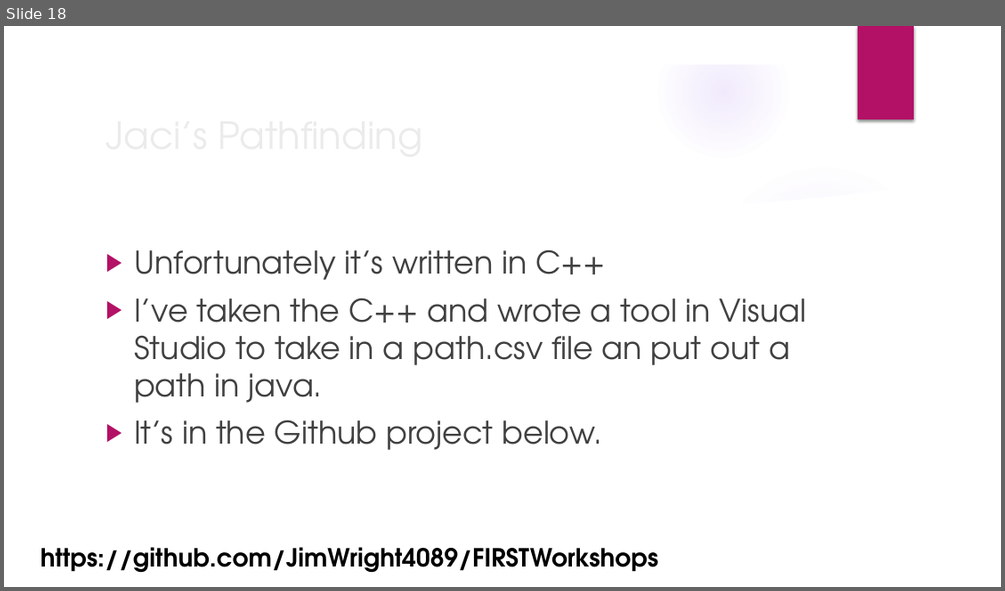
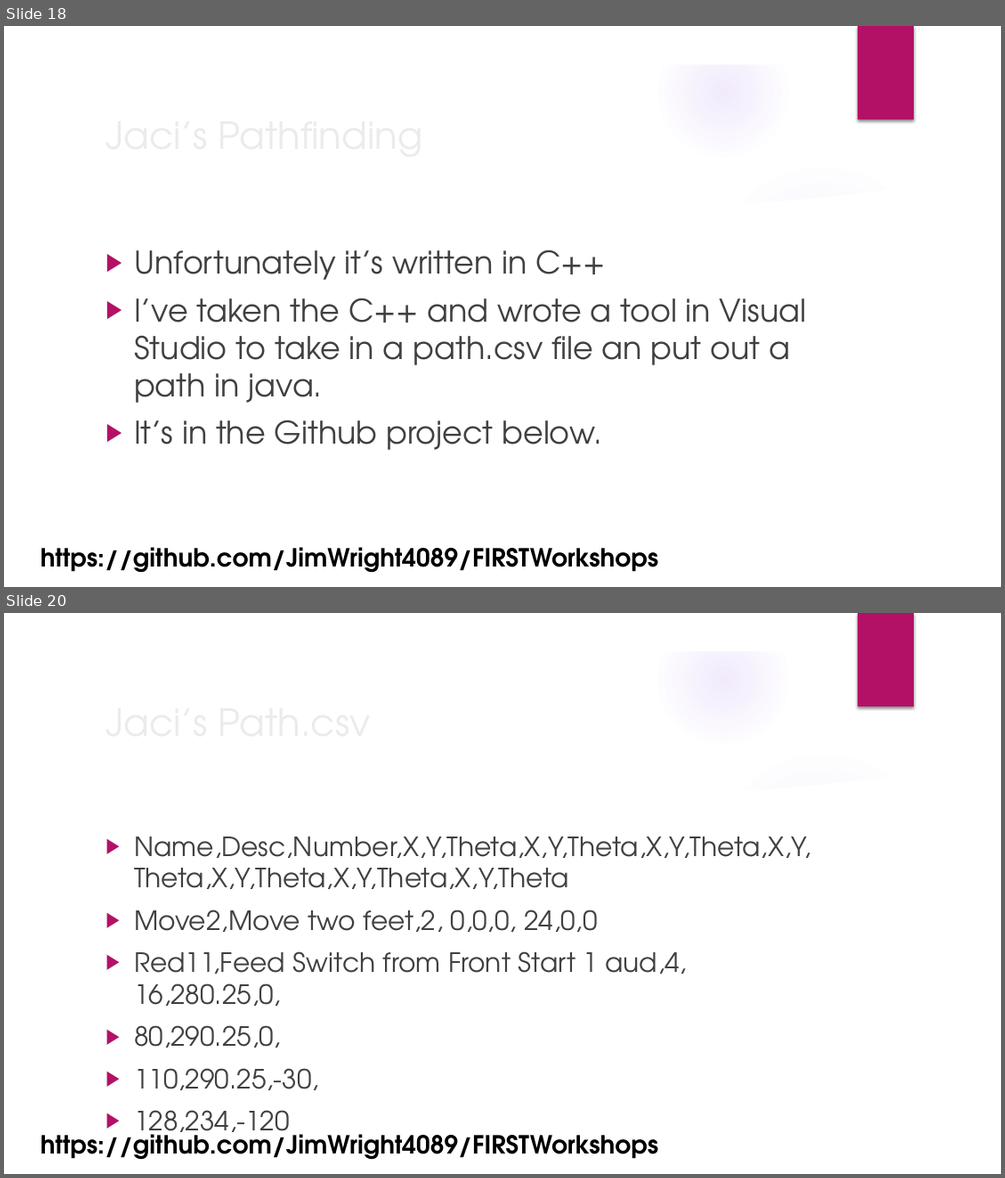
Before and after one commit to JimWright4089/FIRSTWorkshops, a slide deck: FTC/2018/Advanced FTC Code.pptx. Shown one above the other, each under a label of ours: slide 18 before the commit, slides 18 and 20 after it; the slides between them are not shown. The pictures are 1005x591 and 1005x1178 pixels, drawn with LibreOffice and Linux fonts; fonts in the diff are those of the drawing; background and template pictures are left out. Boxes give left, top, right and bottom in pixels: in the first picture for what was removed or moved away, otherwise in the second. Text is boxed around its words. In the diff, an @@ line names an element or a change of style, - is before the commit and + after.

```diff
--- a/FTC/2018/Advanced FTC Code.pptx
+++ b/FTC/2018/Advanced FTC Code.pptx
@@ slide 20 added at [4, 613, 1001, 1174], background picture (left out); not listed: 9 template elements that a slide beside it also shows @@
@@ title added at [98, 692, 815, 750], 36 pt, text #EBEBEB @@
+Jaci’s Path.csv
@@ text added at [134, 836, 811, 1090], 25.5 pt, text #404040 @@
+▶ Name,Desc,Number,X,Y,Theta,X,Y,Theta,X,Y,Theta,X,Y,Theta,X,Y,Theta,X,Y,Theta,X,Y,Theta
+▶ Move2,Move two feet,2, 0,0,0, 24,0,0
+▶ Red11,Feed Switch from Front Start 1 aud,4, 16,280.25,0,
+▶ 80,290.25,0,
+▶ 110,290.25,-30,
+▶ 128,234,-120
@@ text added at [40, 1126, 658, 1159], 24 pt, text #000000, bold @@
+https://github.com/JimWright4089/FIRSTWorkshops
```
Also in this commit, not shown: 2 slides changed, 7 other slides added.
